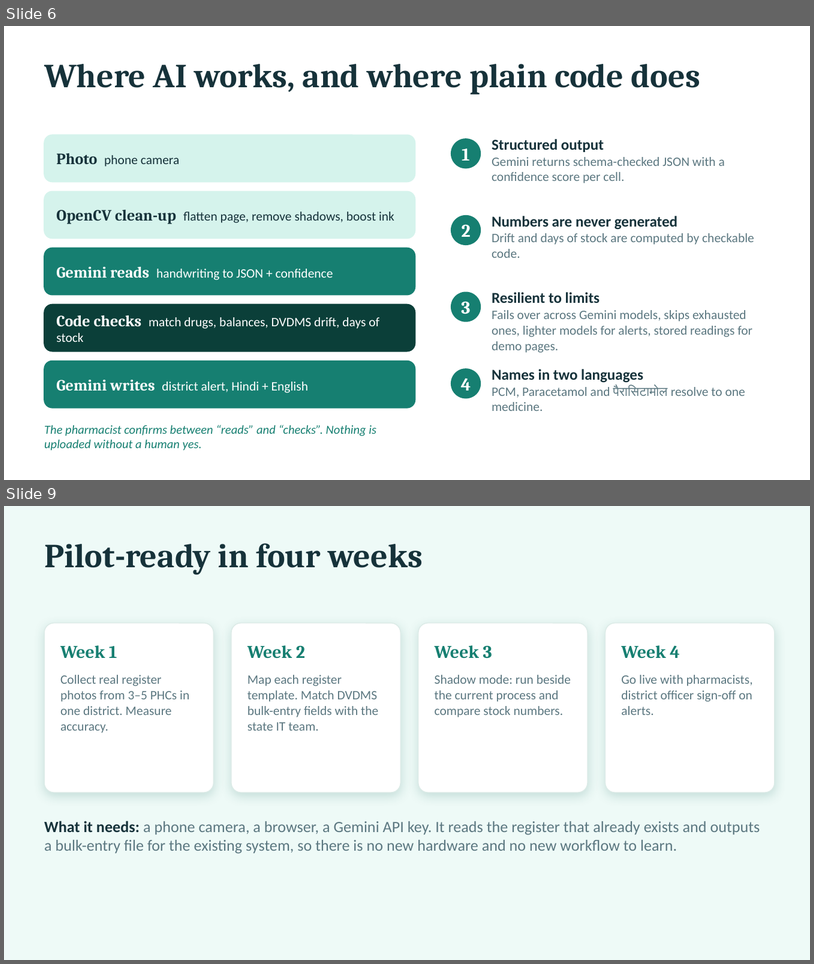
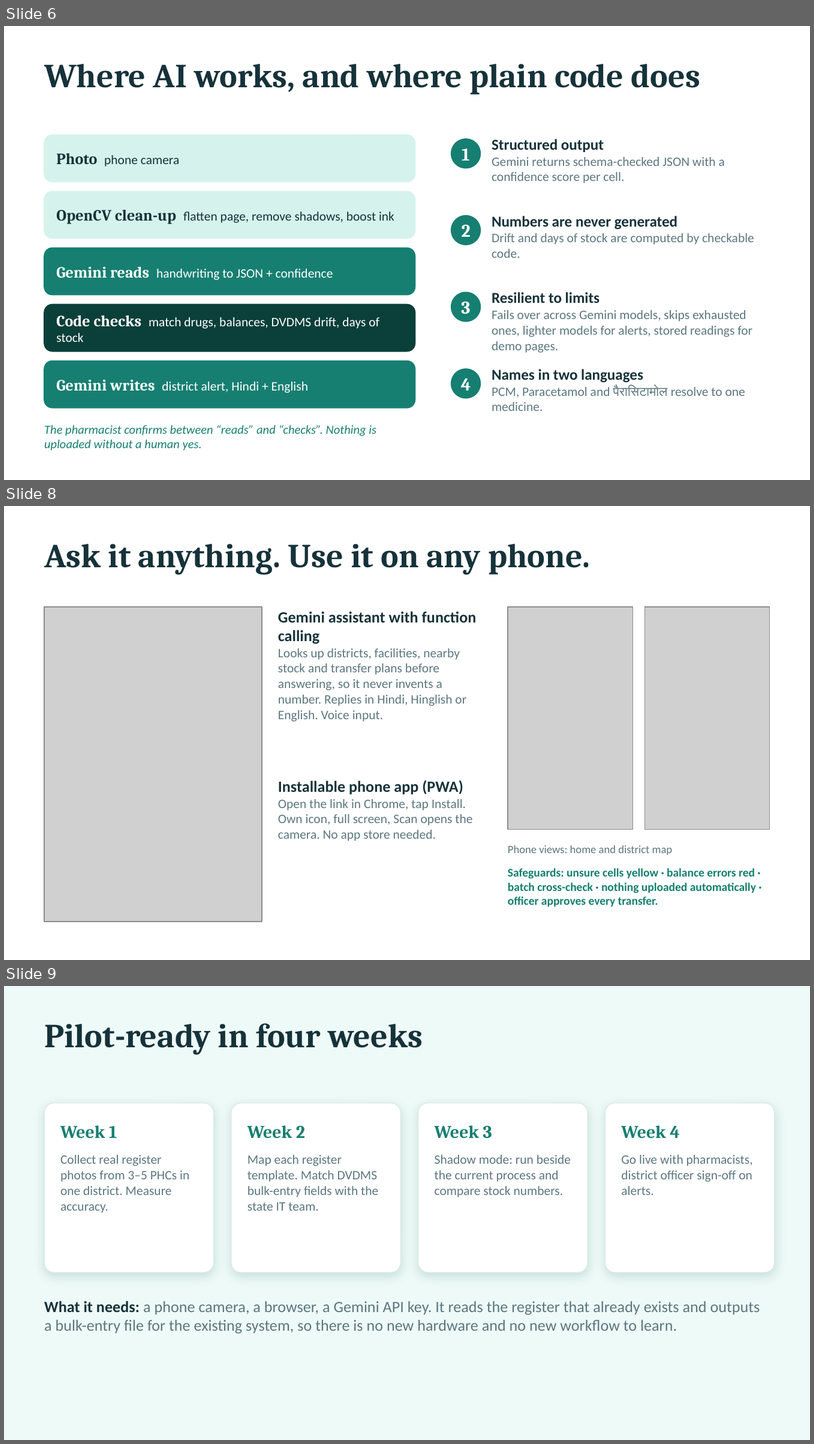
Before and after one commit to maurya-aryan/register-lens, a slide deck: docs/deck/Register-Lens-pitch-deck.pptx. Shown one above the other, each under a label of ours: slides 6 and 9 before the commit, slides 6, 8 and 9 after it; the slides between them are not shown. The pictures are 814x964 and 814x1444 pixels, drawn with LibreOffice and Linux fonts; fonts in the diff are those of the drawing; grey boxes stand for pictures. Boxes give left, top, right and bottom in pixels: in the first picture for what was removed or moved away, otherwise in the second. Text is boxed around its words. In the diff, an @@ line names an element or a change of style, - is before the commit and + after.

```diff
--- a/docs/deck/Register-Lens-pitch-deck.pptx
+++ b/docs/deck/Register-Lens-pitch-deck.pptx
@@ slide 8 added at (4,506,810,960), background #FFFFFF @@
@@ text added at (44,544,590,575), 30 pt, text #16323A, bold @@
+Ask it anything. Use it on any phone.
@@ picture added at (44,607,262,921) @@
@@ text added at (278,611,477,721), 11.5 pt, text #5B7780 @@
+Gemini assistant with function calling
+Looks up districts, facilities, nearby stock and transfer plans before answering, so it never invents a number. Replies in Hindi, Hinglish or English. Voice input.
@@ picture added at (508,607,633,829) @@
@@ picture added at (645,607,770,829) @@
@@ text added at (278,780,473,841), 11.5 pt, text #5B7780 @@
+Installable phone app (PWA)
+Open the link in Chrome, tap Install. Own icon, full screen, Scan opens the camera. No app store needed.
@@ text added at (508,845,673,855), 10 pt, text #5B7780 @@
+Phone views: home and district map
@@ text added at (508,868,756,906), 10.5 pt, text #167F71, bold @@
+Safeguards: unsure cells yellow · balance errors red · batch cross-check · nothing uploaded automatically · officer approves every transfer.
```
Also in this commit, not shown: 3 slides changed, 1 other slide added, 2 slides removed, 20 other files.
